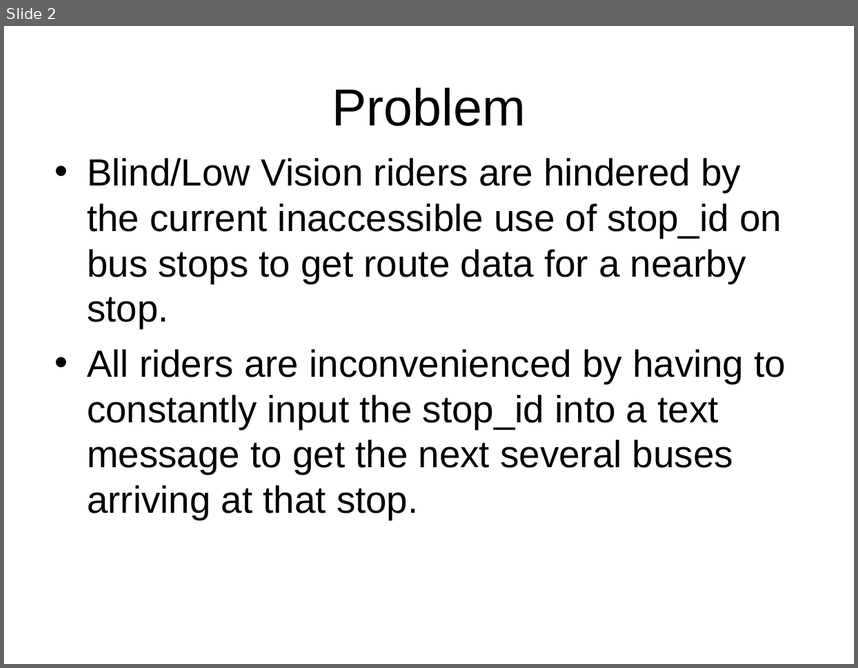
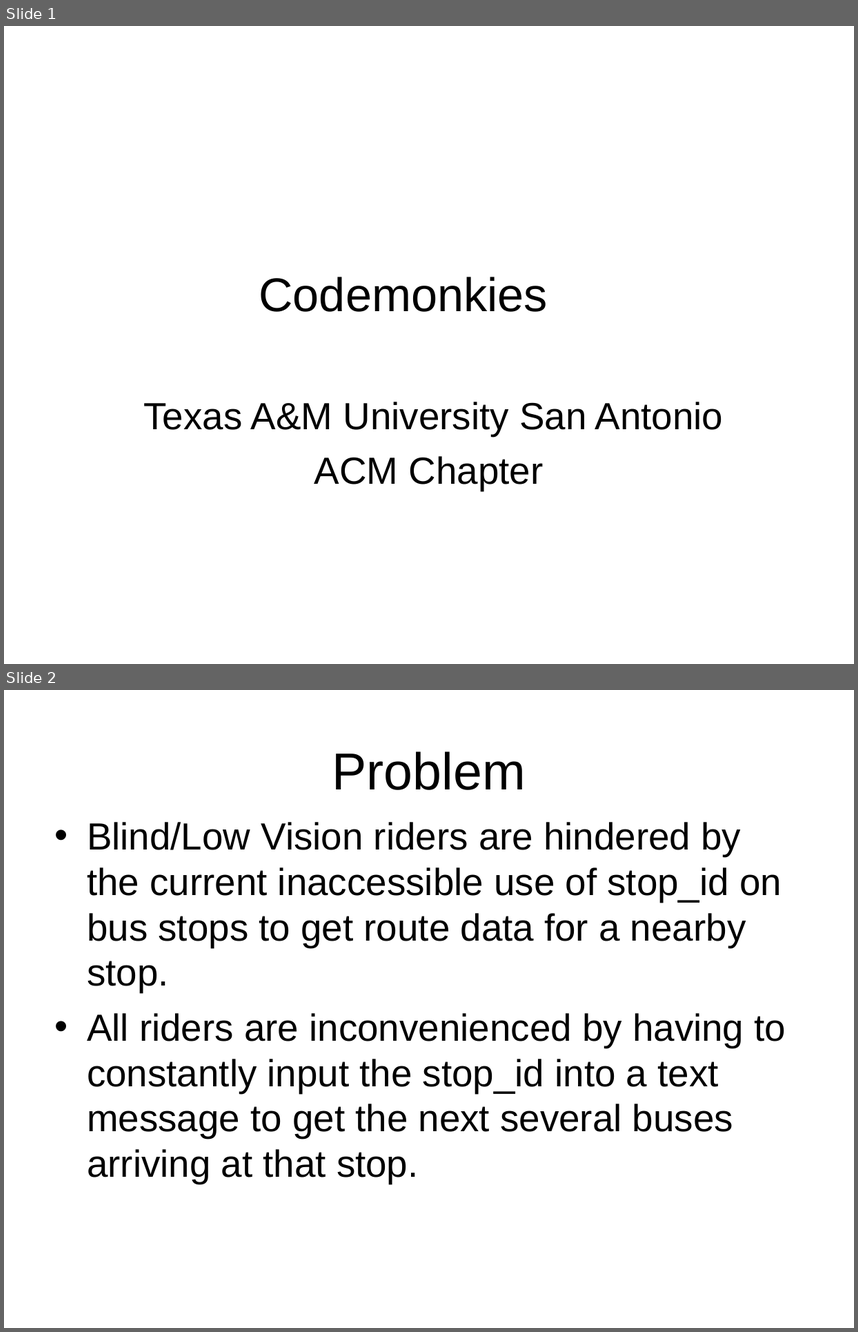
Before and after one commit to ArtemSkit/ViaLink, a slide deck: VIA Codeathon - Codemonkies.ppt. Shown one above the other, each under a label of ours: slide 2 before the commit, slides 1 and 2 after it. The pictures are 858x668 and 858x1332 pixels, drawn with LibreOffice and Linux fonts; fonts in the diff are those of the drawing; background and template pictures are left out. Boxes give left, top, right and bottom in pixels: in the first picture for what was removed or moved away, otherwise in the second. Text is boxed around its words. In the diff, an @@ line names an element or a change of style, - is before the commit and + after.

```diff
--- a/VIA Codeathon - Codemonkies.ppt
+++ b/VIA Codeathon - Codemonkies.ppt
@@ slide 1 added at box(4, 26, 854, 664), background picture (left out) @@
@@ title added at box(259, 276, 548, 312), 40 pt, text #000000 @@
+Codemonkies
@@ subtitle added at box(144, 401, 724, 490), 32 pt, text #000000 @@
+Texas A&M University San Antonio
+ACM Chapter
```
Also in this commit, not shown: 4 slides changed, 1 other slide added, 1 slide removed, 11 other files.
